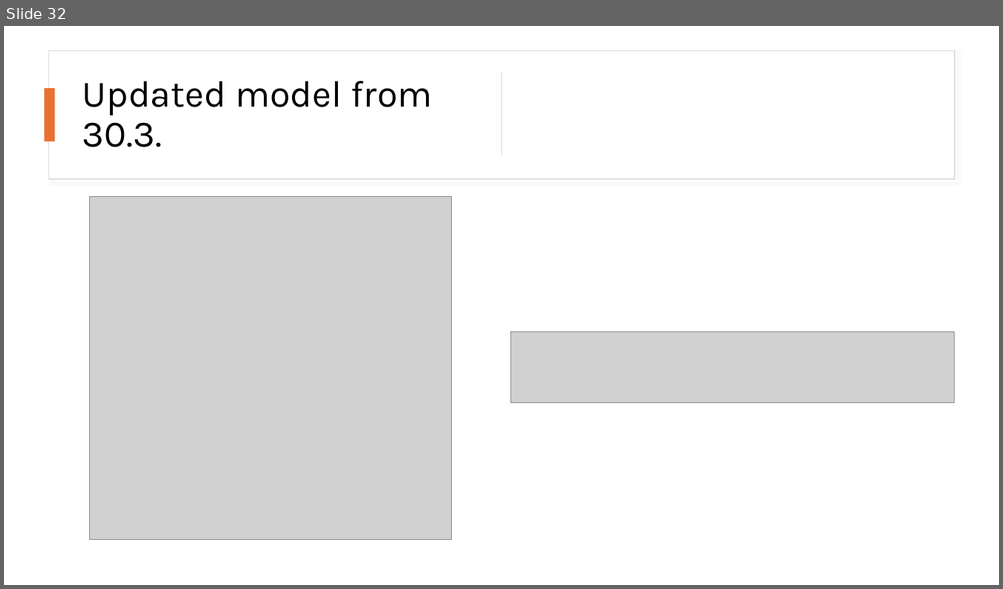
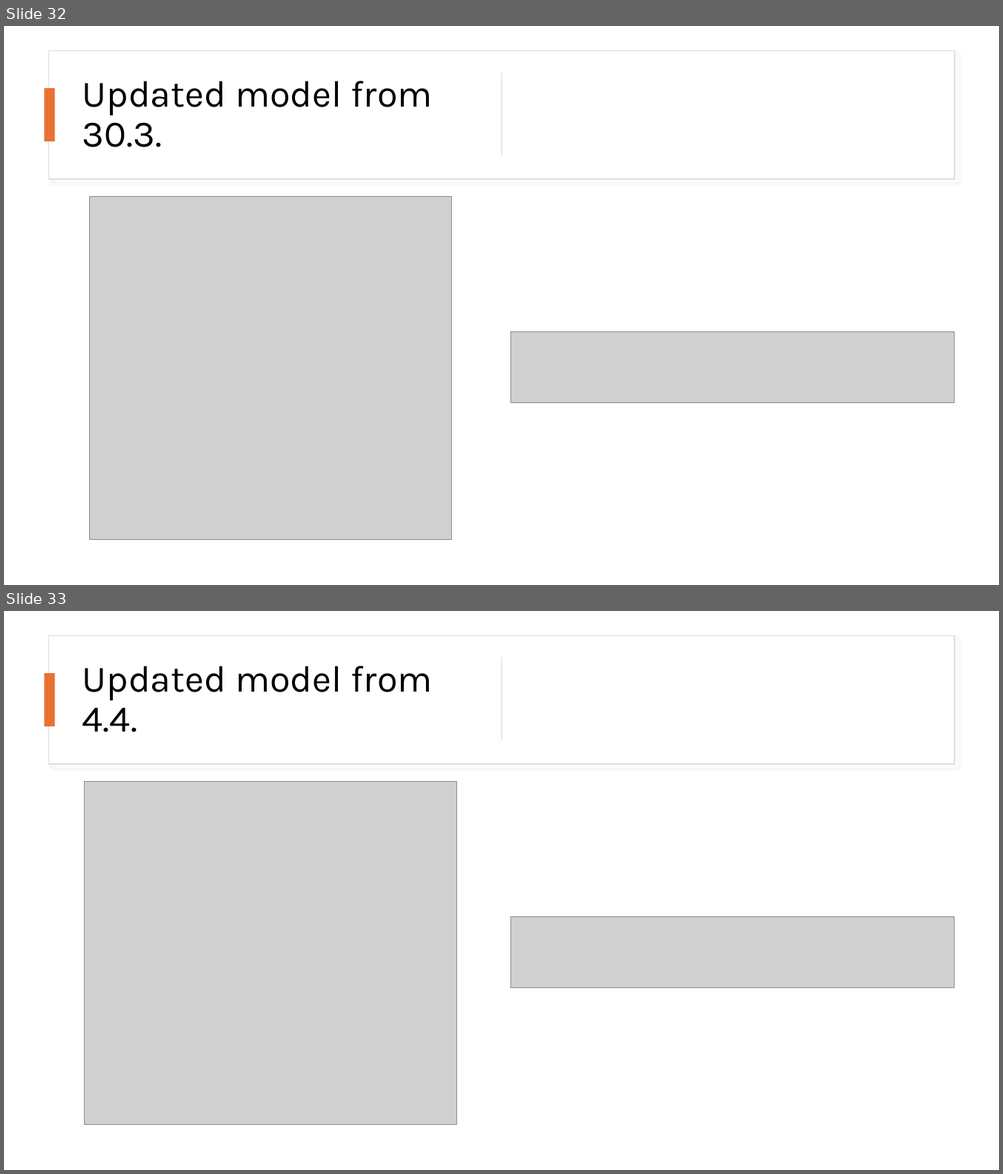
Before and after one commit to kutalekj/football-outcomes-predictor, a slide deck: src/apifootball_model/main_model_training_experiments/25-03-18/TensorBoard_logs.pptx. Shown one above the other, each under a label of ours: slide 32 before the commit, slides 32 and 33 after it. The pictures are 1003x589 and 1003x1174 pixels, drawn with LibreOffice and Linux fonts; fonts in the diff are those of the drawing; grey boxes stand for pictures. Boxes give left, top, right and bottom in pixels: in the first picture for what was removed or moved away, otherwise in the second. Text is boxed around its words. In the diff, an @@ line names an element or a change of style, - is before the commit and + after.

Commit message:
Update trained main model

```diff
--- a/src/apifootball_model/main_model_training_experiments/25-03-18/TensorBoard_logs.pptx
+++ b/src/apifootball_model/main_model_training_experiments/25-03-18/TensorBoard_logs.pptx
@@ slide 33 added at (4, 611, 999, 1170), background #FFFFFF @@
@@ rectangle added at (48, 635, 955, 764), fill #FFFFFF, outline #DEDEDE 1 pt @@
@@ rectangle added at (44, 674, 55, 727), fill #E97132 @@
@@ text added at (82, 666, 432, 732), 36 pt, text #000000 @@
+Updated model from 4.4.
@@ rectangle added at (501, 657, 502, 741), fill #D5D5D5 @@
@@ picture added at (85, 782, 457, 1125) @@
@@ picture added at (511, 917, 954, 988) @@
```
Also in this commit, not shown: 2 other files.
